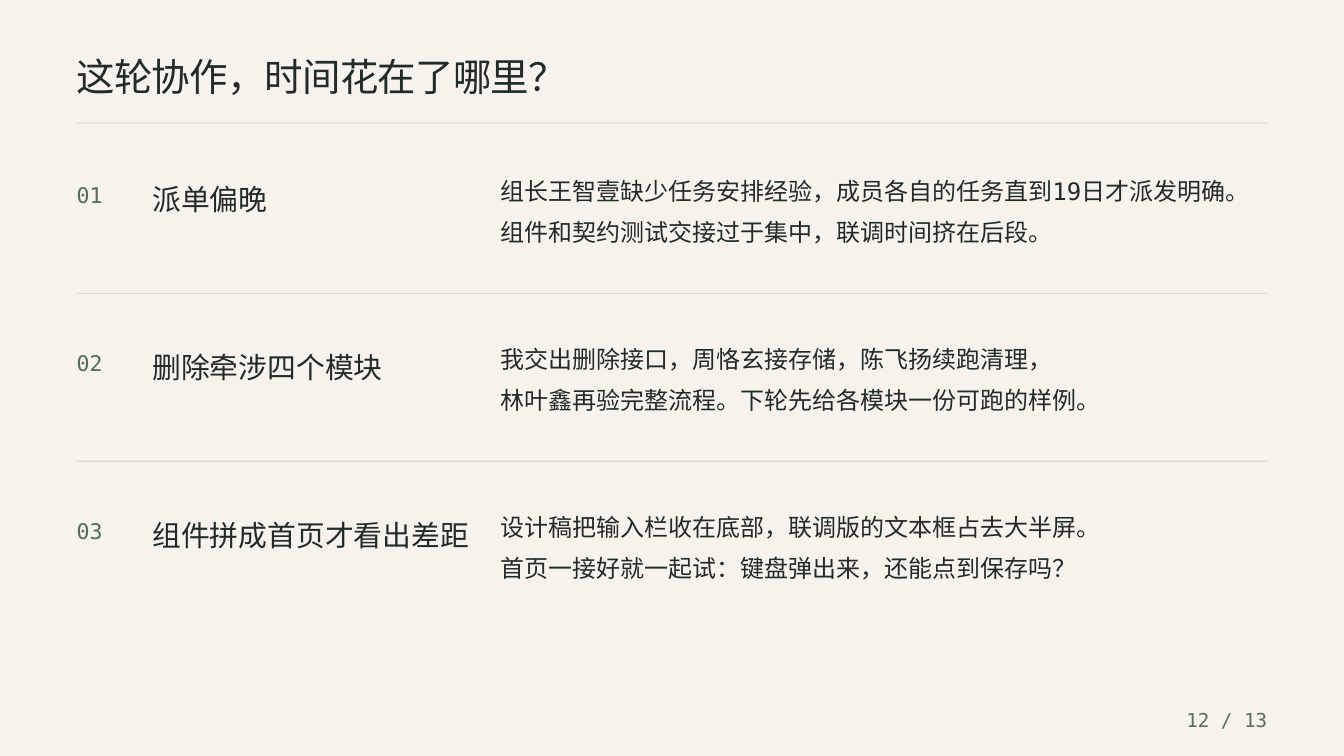
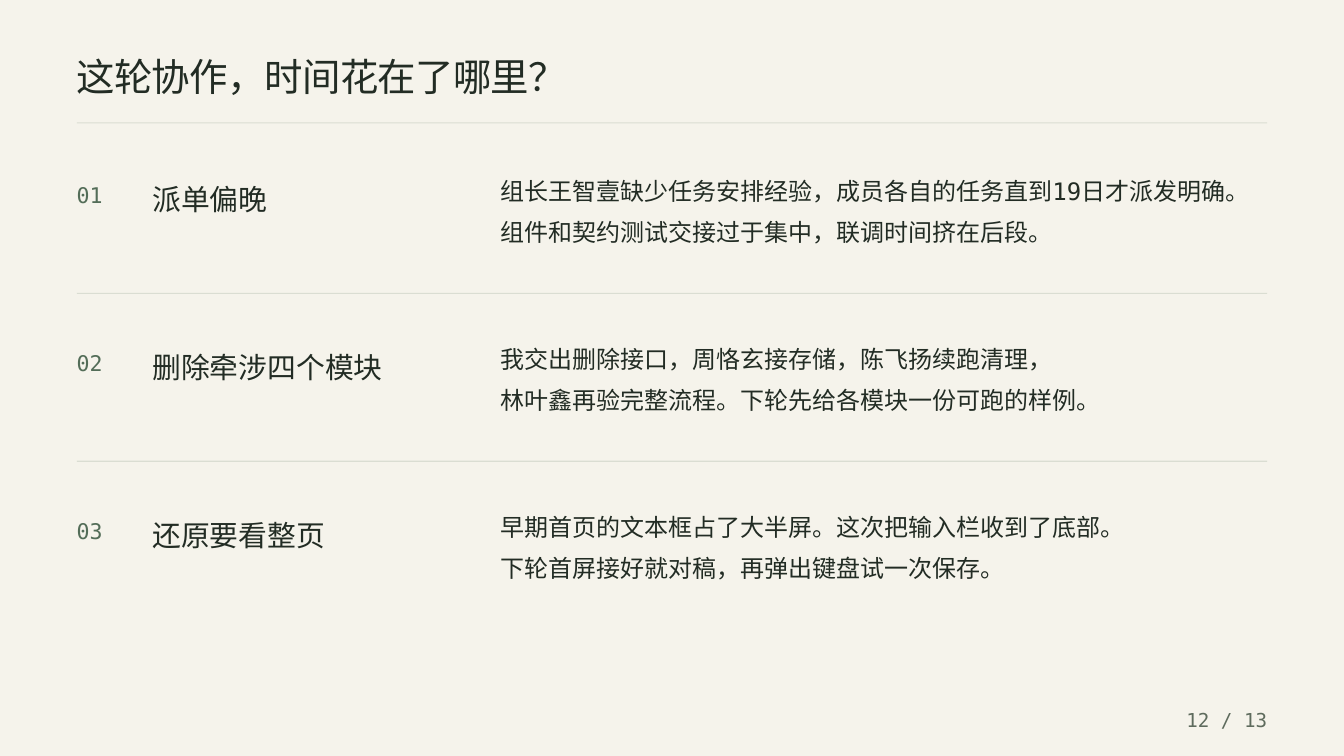
Before and after one commit to 155TuT/2601-fzu-SoftwareEngineering-YuezhongWu, a slide deck: slide 12 of homework/team/task8/ppt/叠石-Alpha冲刺答辩.pptx. Drawn at 1344x756 pixels with LibreOffice and Linux fonts; fonts in the diff are those of the drawing. Boxes give left, top, right and bottom in pixels: in the first picture for what was removed or moved away, otherwise in the second. Text is boxed around its words. In the diff, an @@ line names an element or a change of style, - is before the commit and + after.

```diff
--- a/homework/team/task8/ppt/叠石-Alpha冲刺答辩.pptx
+++ b/homework/team/task8/ppt/叠石-Alpha冲刺答辩.pptx
@@ text at box(152, 522, 325, 549): text changed @@
-组件拼成首页才看出差距
+还原要看整页
@@ text at box(500, 515, 1124, 538): text changed @@
-设计稿把输入栏收在底部，联调版的文本框占去大半屏。
+早期首页的文本框占了大半屏。这次把输入栏收到了底部。
@@ text at box(500, 556, 1004, 580): text changed @@
-首页一接好就一起试：键盘弹出来，还能点到保存吗？
+下轮首屏接好就对稿，再弹出键盘试一次保存。
```
Also in this commit, not shown: 6 other slides changed, 4 other files.
